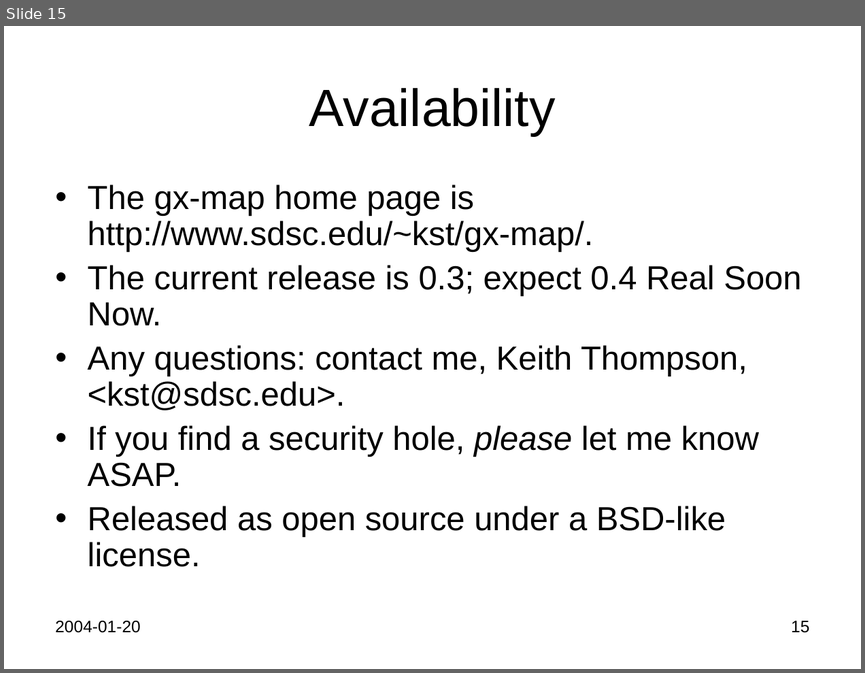
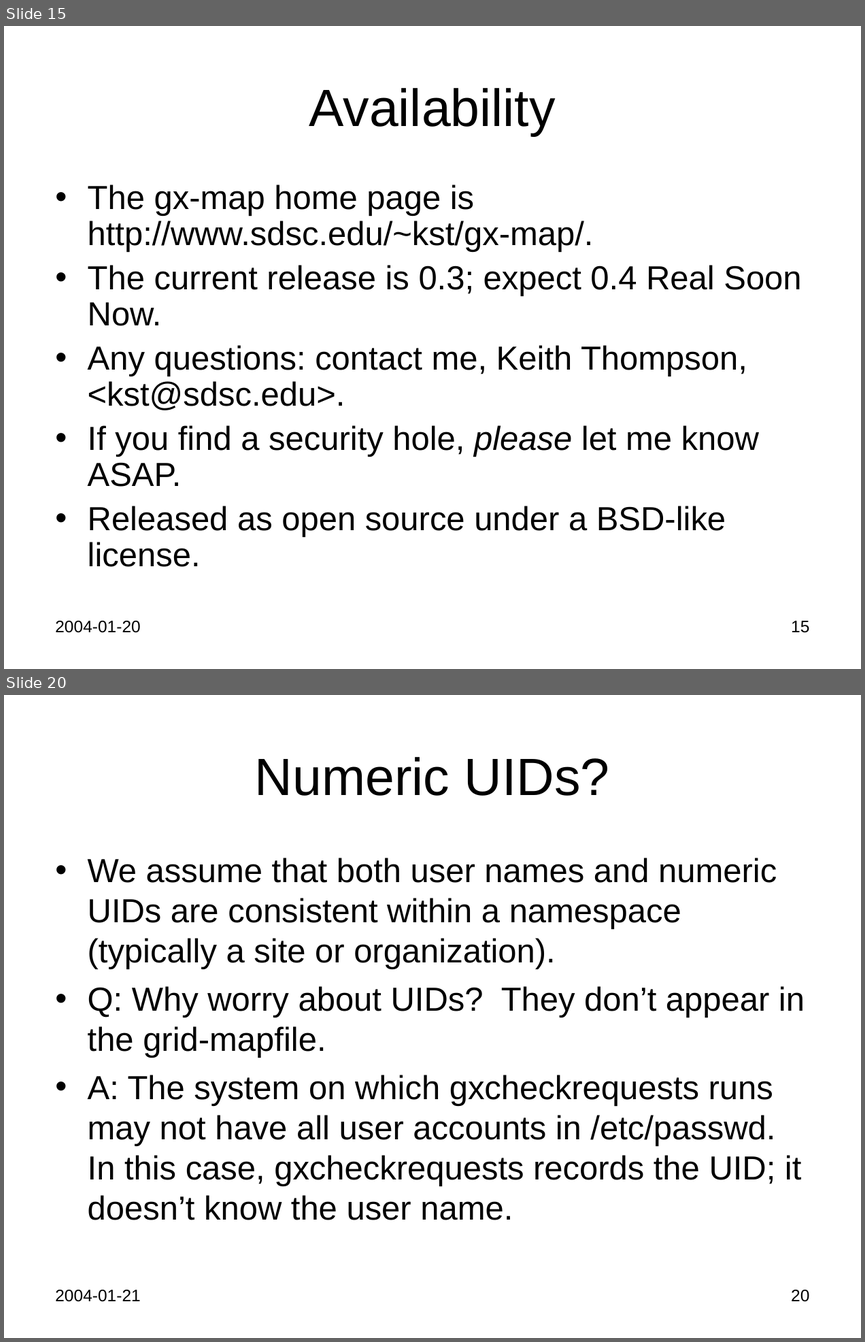
Before and after one commit to Keith-S-Thompson/gx-map, a slide deck: gx-map.ppt. Shown one above the other, each under a label of ours: slide 15 before the commit, slides 15 and 20 after it; the slides between them are not shown. The pictures are 865x673 and 865x1342 pixels, drawn with LibreOffice and Linux fonts; fonts in the diff are those of the drawing. Boxes give left, top, right and bottom in pixels: in the first picture for what was removed or moved away, otherwise in the second. Text is boxed around its words. In the diff, an @@ line names an element or a change of style, - is before the commit and + after.

```diff
--- a/gx-map.ppt
+++ b/gx-map.ppt
@@ slide 20 added at [4,695,861,1338], background #FFFFFF @@
@@ title added at [255,757,610,796], 44 pt, text #000000 @@
+Numeric UIDs?
@@ text added at [88,858,804,1220], 28 pt, text #000000 @@
+• We assume that both user names and numeric UIDs are consistent within a namespace (typically a site or organization).
+• Q: Why worry about UIDs? They don’t appear in the grid-mapfile.
+• A: The system on which gxcheckrequests runs may not have all user accounts in /etc/passwd. In this case, gxcheckrequests records the UID; it doesn’t know the user name.
@@ text added at [55,1289,140,1302], 14 pt, text #000000 @@
+2004-01-21
@@ page number added at [791,1289,809,1302], 14 pt, text #000000 @@
+20
```
Also in this commit, not shown: 1 slide changed, 13 other slides added.
